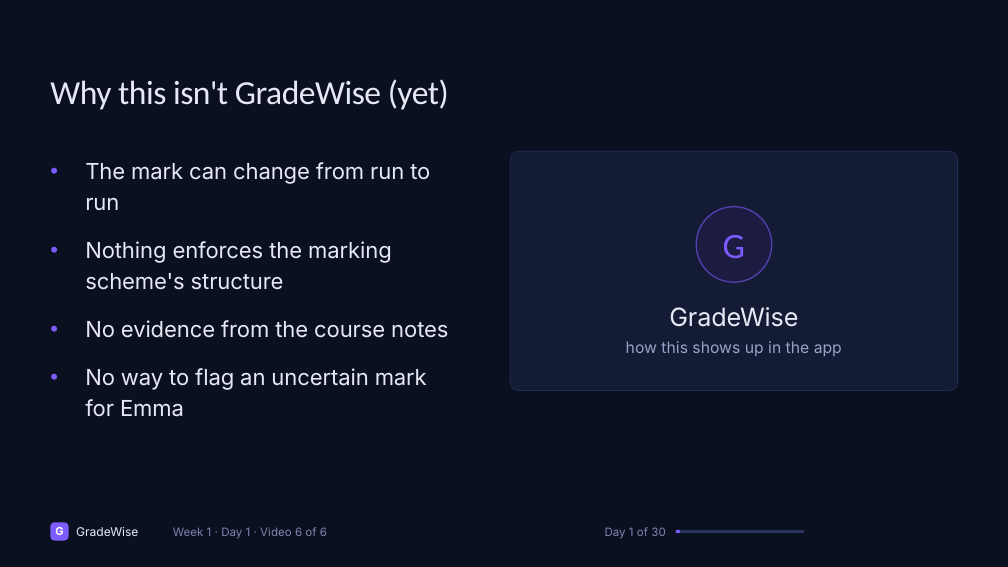
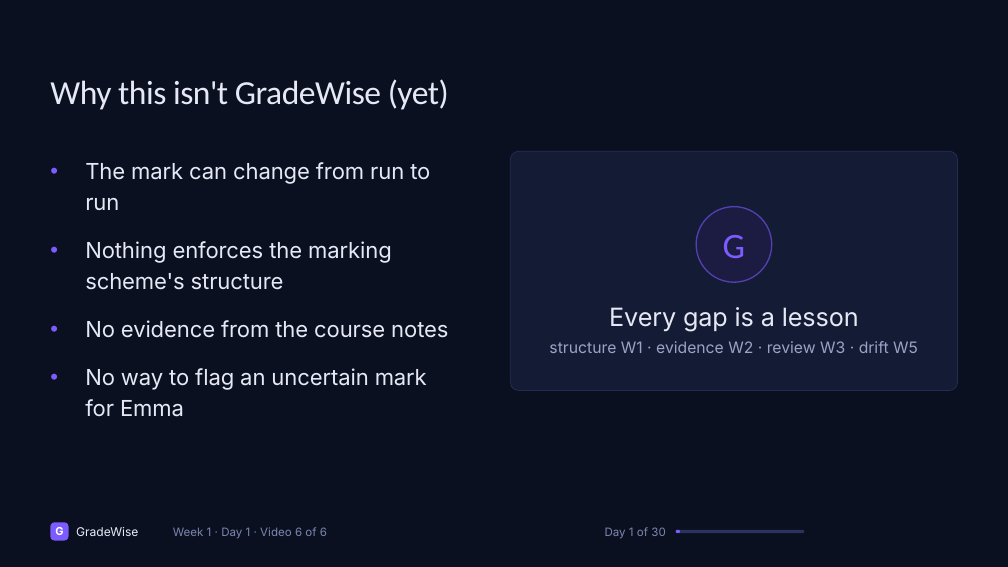
Before and after one commit to jainakshat15/agentic-rag-gradewise, a slide deck: slide 95 of slides/source/week_1.pptx (slide 93 before the commit). Drawn at 1008x567 pixels with LibreOffice and Linux fonts; fonts in the diff are those of the drawing. Boxes give left, top, right and bottom in pixels: in the first picture for what was removed or moved away, otherwise in the second. Text is boxed around its words. In the diff, an @@ line names an element or a change of style, - is before the commit and + after.

```diff
--- a/slides/source/week_1.pptx
+++ b/slides/source/week_1.pptx
@@ text at (x1=609, y1=307, x2=859, y2=331): text changed @@
-GradeWise
+Every gap is a lesson
@@ text at (x1=549, y1=341, x2=918, y2=353): text changed @@
-how this shows up in the app
+structure W1 · evidence W2 · review W3 · drift W5
```
Also in this commit, not shown: 18 other slides changed, 3 slides added, 1 slide removed, 7 other files.
